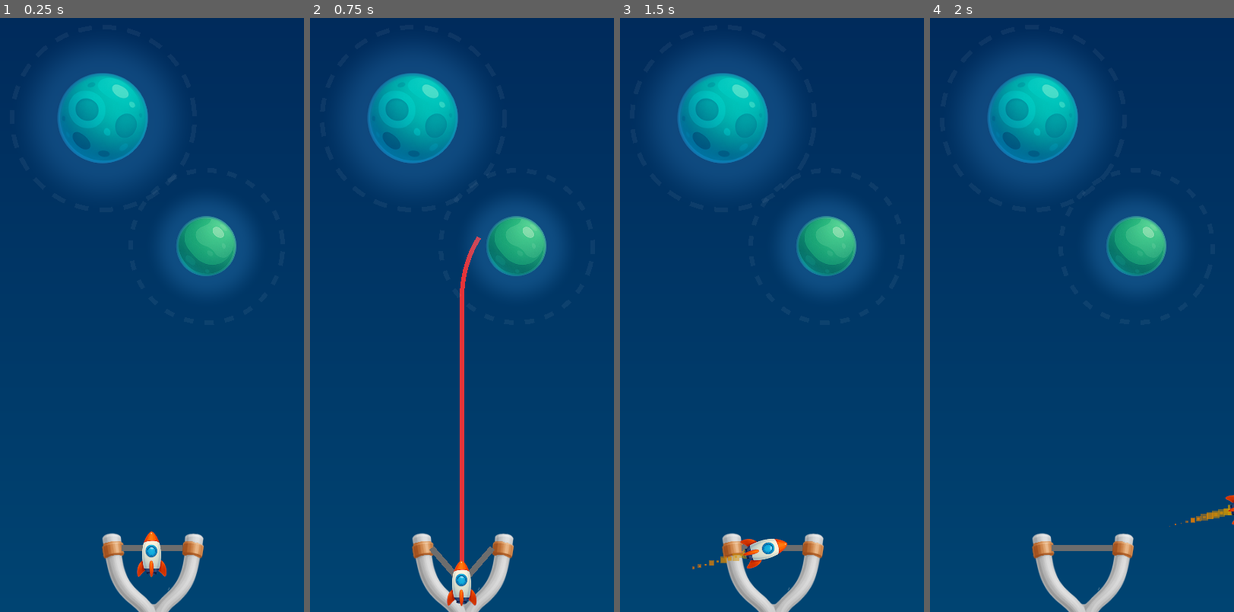
Above: before the commit, frames 1-4 (left to right).
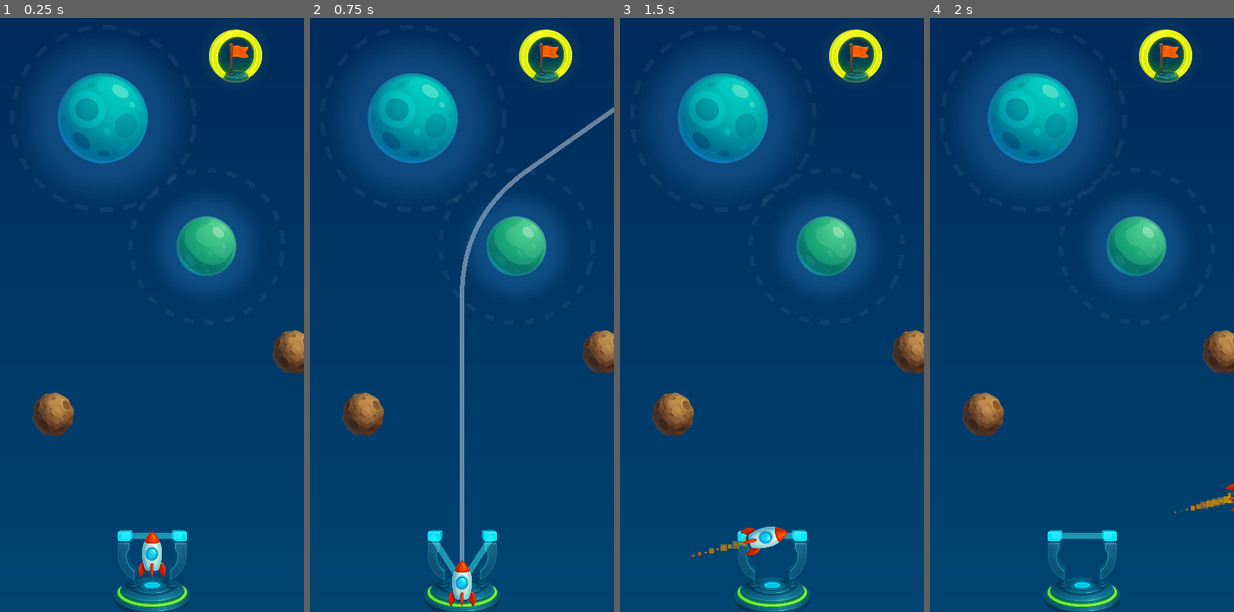
Above: after the commit, the same moments.

Repository: nbarkoch/spacecraft-launcher
Game: Godot game, scene res://scenes/game.tscn
Two runs of this game, one before a commit and one after it. Both use one fixed random seed, a clock stepped at 60 frames per second and the inputs below.
Inputs (mouse positions are in pixels of both pictures, inside the frame that each line leads up to):
- Up to frame 1 (0.25 s): no input
- Up to frame 2 (0.75 s): tap Enter at 0.5 s; move the mouse to (462, 582) at 0.52 s; press the mouse at (462, 582) at 0.53 s
- Up to frame 3 (1.5 s): tap Space at 1.25 s; move the mouse to (711, 338) at 1.27 s; release the mouse at (711, 338) at 1.28 s; click (711, 338) at 1.35 s
- Up to frame 4 (2 s): no input

The runs differ from the first frame. In frame 1, 5.5% of the frame differs, in the area x 10-100%, y 1-100%; in frame 2, 6.6%; in frame 3, 5.6%; in frame 4, 5.5%.

Commit message:
small change of design

Diff:
--- a/scenes/border_game.tscn
+++ b/scenes/border_game.tscn
@@ -12,6 +12,7 @@
 shader_parameter/bottom_color = Color(0, 0.318, 0.494, 1)
 
 [node name="BorderGame" type="Area2D"]
+z_index = -2
 collision_layer = 0
 script = ExtResource("1_vqse4")
 
--- a/scenes/game.tscn
+++ b/scenes/game.tscn
@@ -1,10 +1,12 @@
-[gd_scene load_steps=6 format=3 uid="uid://dw3q2rdxoga8g"]
+[gd_scene load_steps=8 format=3 uid="uid://dw3q2rdxoga8g"]
 
 [ext_resource type="PackedScene" uid="uid://ogg3oaxoy66n" path="res://scenes/slingshot.tscn" id="1_c5tod"]
 [ext_resource type="PackedScene" uid="uid://bp4wny2hgl85v" path="res://scenes/border_game.tscn" id="1_rwg3j"]
 [ext_resource type="PackedScene" uid="uid://jx76bqm121v4" path="res://scenes/spacecraft.tscn" id="2_l0j4p"]
 [ext_resource type="PackedScene" uid="uid://dyct1qho3vncc" path="res://scenes/planets/planet_c.tscn" id="5_q18na"]
 [ext_resource type="PackedScene" uid="uid://et54j7lrftig" path="res://scenes/planets/planet_g.tscn" id="5_qgthy"]
+[ext_resource type="PackedScene" uid="uid://vvpan4smuxbd" path="res://scenes/target_area.tscn" id="6_64vpg"]
+[ext_resource type="PackedScene" uid="uid://d0ac4c4klebkb" path="res://scenes/meteroid.tscn" id="7_kueth"]
 
 [node name="Game" type="Node2D"]
 
@@ -24,3 +26,12 @@
 
 [node name="CyanPlanet" parent="." instance=ExtResource("5_q18na")]
 position = Vector2(-32, -124)
+
+[node name="TargetArea" parent="." instance=ExtResource("6_64vpg")]
+position = Vector2(55, -166)
+
+[node name="Meteroid" parent="." instance=ExtResource("7_kueth")]
+position = Vector2(-65, 70)
+
+[node name="Meteroid2" parent="." instance=ExtResource("7_kueth")]
+position = Vector2(93, 29)
--- /dev/null
+++ b/scenes/meteroid.tscn
@@ -0,0 +1,69 @@
+[gd_scene load_steps=8 format=3 uid="uid://d0ac4c4klebkb"]
+
+[ext_resource type="Texture2D" uid="uid://dto3dwx4gq8a4" path="res://sprites/meteroids.png" id="1_ejkk3"]
+
+[sub_resource type="CircleShape2D" id="CircleShape2D_af5sn"]
+radius = 13.3417
+
+[sub_resource type="AtlasTexture" id="AtlasTexture_01x7k"]
+atlas = ExtResource("1_ejkk3")
+region = Rect2(201, 0, 200, 200)
+
+[sub_resource type="AtlasTexture" id="AtlasTexture_mmydf"]
+atlas = ExtResource("1_ejkk3")
+region = Rect2(201, 201, 200, 200)
+
+[sub_resource type="AtlasTexture" id="AtlasTexture_6685d"]
+atlas = ExtResource("1_ejkk3")
+region = Rect2(0, 201, 200, 200)
+
+[sub_resource type="AtlasTexture" id="AtlasTexture_venmw"]
+atlas = ExtResource("1_ejkk3")
+region = Rect2(0, 0, 200, 200)
+
+[sub_resource type="SpriteFrames" id="SpriteFrames_eiki1"]
+animations = [{
+"frames": [{
+"duration": 1.0,
+"texture": SubResource("AtlasTexture_01x7k")
+}],
+"loop": true,
+"name": &"brown",
+"speed": 5.0
+}, {
+"frames": [{
+"duration": 1.0,
+"texture": SubResource("AtlasTexture_mmydf")
+}],
+"loop": true,
+"name": &"darkBrown",
+"speed": 5.0
+}, {
+"frames": [{
+"duration": 1.0,
+"texture": SubResource("AtlasTexture_6685d")
+}],
+"loop": true,
+"name": &"grey",
+"speed": 5.0
+}, {
+"frames": [{
+"duration": 1.0,
+"texture": SubResource("AtlasTexture_venmw")
+}],
+"loop": true,
+"name": &"orange",
+"speed": 5.0
+}]
+
+[node name="Meteroid" type="RigidBody2D"]
+gravity_scale = 0.0
+
+[node name="CollisionShape2D" type="CollisionShape2D" parent="."]
+shape = SubResource("CircleShape2D_af5sn")
+
+[node name="AnimatedSprite2D" type="AnimatedSprite2D" parent="."]
+position = Vector2(-1.90735e-06, -3.8147e-06)
+scale = Vector2(0.24, 0.2425)
+sprite_frames = SubResource("SpriteFrames_eiki1")
+animation = &"brown"
--- a/scenes/slingshot.tscn
+++ b/scenes/slingshot.tscn
@@ -1,7 +1,7 @@
 [gd_scene load_steps=5 format=3 uid="uid://ogg3oaxoy66n"]
 
 [ext_resource type="Script" path="res://scripts/slingshot.gd" id="1_1asle"]
-[ext_resource type="Texture2D" uid="uid://bblomn75uc111" path="res://sprites/slingshot.png" id="2_olcri"]
+[ext_resource type="Texture2D" uid="uid://dl3rgran2s3ib" path="res://sprites/slingshot2.png" id="2_jam6n"]
 [ext_resource type="Script" path="res://scripts/trajectory_predictor.gd" id="3_tp123"]
 
 [sub_resource type="CircleShape2D" id="CircleShape2D_0jt4s"]
@@ -11,21 +11,21 @@
 script = ExtResource("1_1asle")
 
 [node name="Sprite2D" type="Sprite2D" parent="."]
-position = Vector2(-3.8147e-06, 0)
-scale = Vector2(0.450311, 0.445455)
-texture = ExtResource("2_olcri")
+position = Vector2(0, -8)
+scale = Vector2(0.176251, 0.18427)
+texture = ExtResource("2_jam6n")
 
 [node name="LeftLine" type="Line2D" parent="."]
-position = Vector2(0, 21)
+position = Vector2(0, 13)
 points = PackedVector2Array(0, -44, -20, -44)
 width = 4.0
-default_color = Color(0.427451, 0.427451, 0.427451, 1)
+default_color = Color(0.235294, 0.956863, 0.992157, 0.466667)
 
 [node name="RightLine" type="Line2D" parent="."]
-position = Vector2(0, 21)
+position = Vector2(0, 13)
 points = PackedVector2Array(0, -44, 20, -44)
 width = 4.0
-default_color = Color(0.427451, 0.427451, 0.427451, 1)
+default_color = Color(0.235294, 0.956863, 0.992157, 0.466667)
 
 [node name="TouchArea" type="Area2D" parent="."]
 
@@ -33,7 +33,7 @@
 shape = SubResource("CircleShape2D_0jt4s")
 
 [node name="SlingshotCenter" type="Marker2D" parent="."]
-position = Vector2(0, -23)
+position = Vector2(0, -31)
 
 [node name="TrajectoryPredictor" type="Node2D" parent="."]
 script = ExtResource("3_tp123")
--- a/scenes/spacecraft.tscn
+++ b/scenes/spacecraft.tscn
@@ -1,7 +1,7 @@
 [gd_scene load_steps=6 format=3 uid="uid://jx76bqm121v4"]
 
 [ext_resource type="Script" path="res://scripts/spacecraft.gd" id="1_47ukr"]
-[ext_resource type="Texture2D" uid="uid://wkp10dks6qp5" path="res://sprites/spacecraft2.png" id="1_slxgx"]
+[ext_resource type="Texture2D" uid="uid://fc4r0ui4j3nx" path="res://sprites/spacecraft3.png" id="2_x4pyo"]
 
 [sub_resource type="Curve" id="Curve_mmcyj"]
 _data = [Vector2(0, 1), 0.0, 0.0, 0, 0, Vector2(0.745174, 0), 0.0, 0.0, 0, 0]
@@ -20,7 +20,6 @@
 
 [node name="FireParticles" type="CPUParticles2D" parent="."]
 position = Vector2(0, 12)
-scale = Vector2(1, 1)
 amount = 50
 lifetime = 0.3
 randomness = 0.09
@@ -39,4 +38,4 @@
 
 [node name="Sprite2D" type="Sprite2D" parent="."]
 scale = Vector2(0.22, 0.221429)
-texture = ExtResource("1_slxgx")
+texture = ExtResource("2_x4pyo")
--- /dev/null
+++ b/scenes/target_area.tscn
@@ -0,0 +1,32 @@
+[gd_scene load_steps=6 format=3 uid="uid://vvpan4smuxbd"]
+
+[ext_resource type="Texture2D" uid="uid://ct055fbtvwdyy" path="res://sprites/target.png" id="1_sxvcv"]
+[ext_resource type="Script" path="res://scripts/target_area.gd" id="1_tmo7r"]
+[ext_resource type="Shader" path="res://shaders/planet_glow.gdshader" id="2_texvw"]
+
+[sub_resource type="CircleShape2D" id="CircleShape2D_wgi2b"]
+radius = 15.0333
+
+[sub_resource type="ShaderMaterial" id="ShaderMaterial_emrac"]
+shader = ExtResource("2_texvw")
+shader_parameter/glow_intensity = 0.033
+shader_parameter/glow_radius = 0.111
+shader_parameter/glow_color = Vector4(1, 1, 0.5, 1)
+shader_parameter/glow_softness = 0.391
+shader_parameter/planet_size = 0.368
+
+[node name="TargetArea" type="Area2D"]
+z_index = -1
+collision_layer = 2
+script = ExtResource("1_tmo7r")
+
+[node name="CollisionShape2D" type="CollisionShape2D" parent="."]
+shape = SubResource("CircleShape2D_wgi2b")
+
+[node name="Sprite2D" type="Sprite2D" parent="."]
+material = SubResource("ShaderMaterial_emrac")
+position = Vector2(0, 1.19209e-07)
+scale = Vector2(0.176596, 0.175591)
+texture = ExtResource("1_sxvcv")
+
+[connection signal="body_entered" from="." to="." method="_on_body_entered"]
--- /dev/null
+++ b/scripts/target_area.gd
@@ -0,0 +1,16 @@
+extends Area2D
+
+
+# Called when the node enters the scene tree for the first time.
+func _ready():
+	pass # Replace with function body.
+
+
+# Called every frame. 'delta' is the elapsed time since the previous frame.
+func _process(delta):
+	pass
+
+
+func _on_body_entered(body):
+	if body is Spacecraft:
+		print("level complete")
Binary file changed: sprites/meteroids.png
Not shown, added: sprites/slingshot2.png.import
Not shown, added: sprites/spacecraft3.png.import
Binary file changed: sprites/target.png
Binary file added: sprites/target2.png
Not shown, added: sprites/target2.png.import
